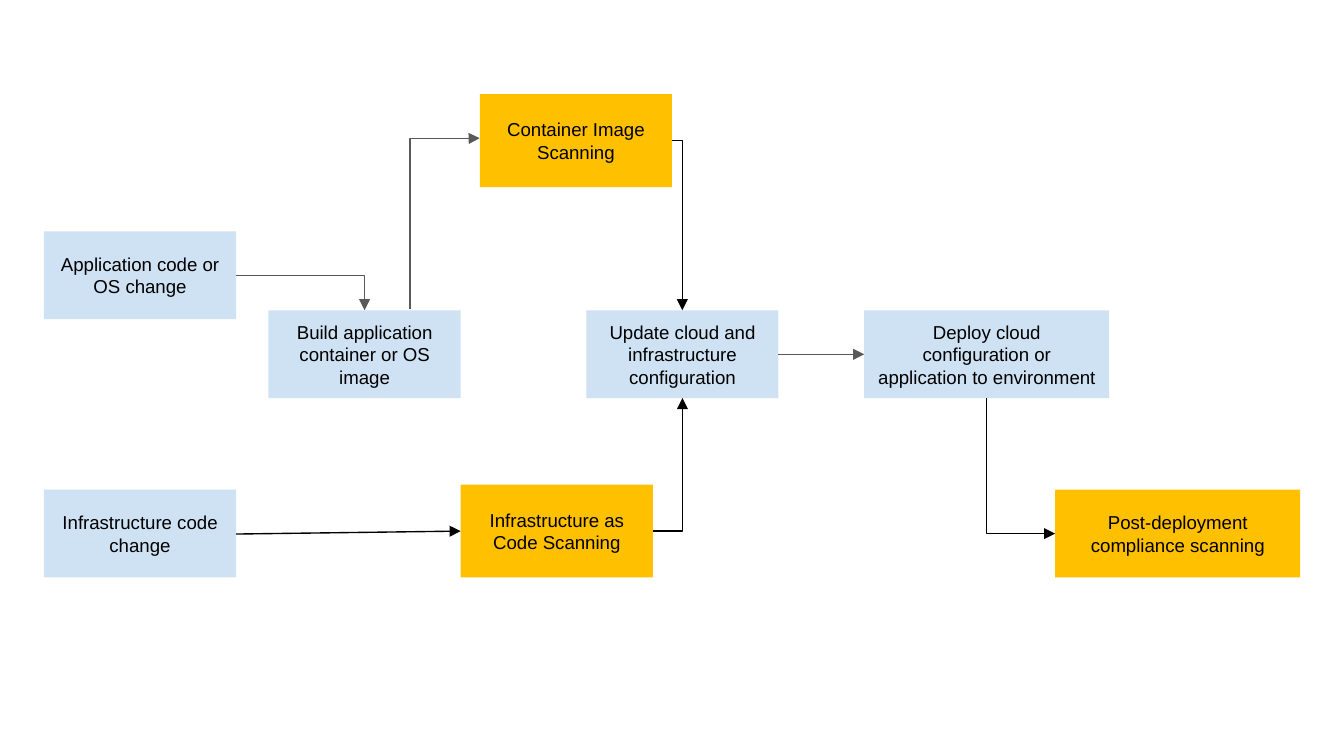
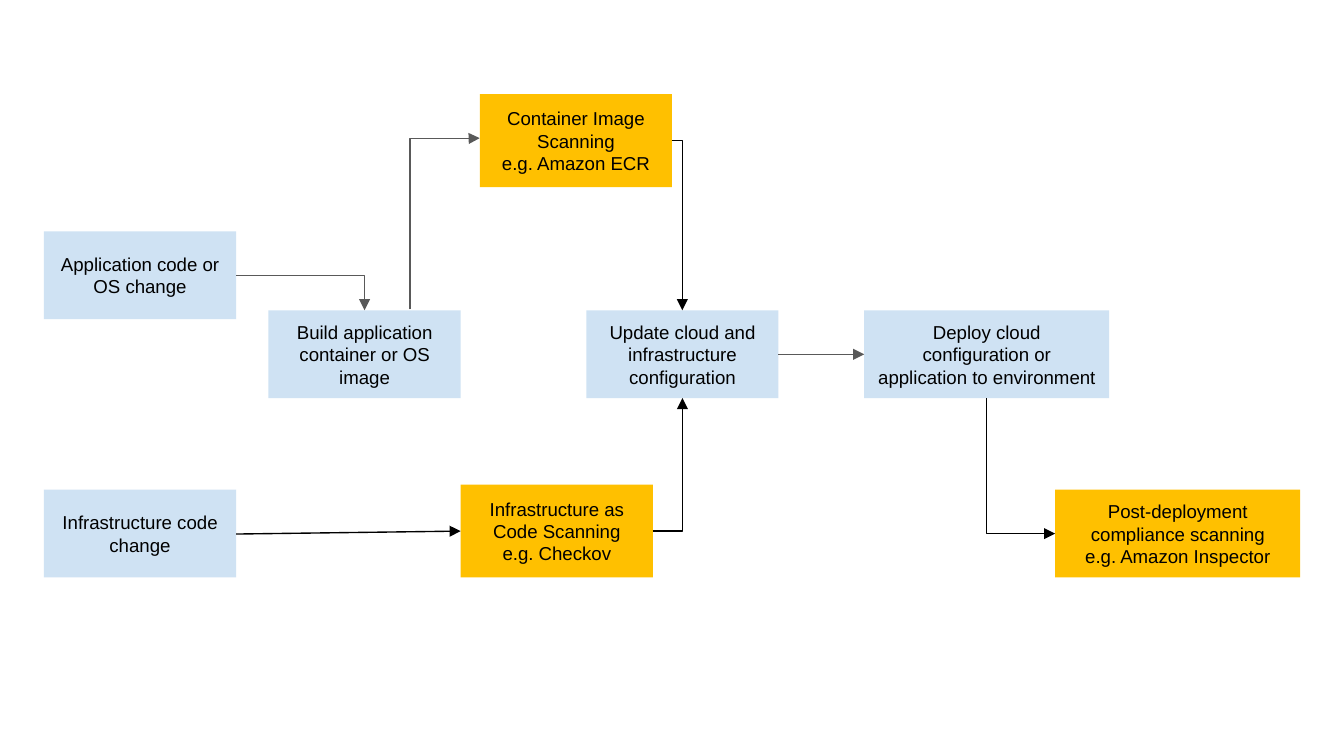
Before and after one commit to d-alleyne/devsecops-pipeline, a slide deck: slide 1 of starter/DevSecOpsPipeline.pptx. Drawn at 1344x756 pixels with LibreOffice and Linux fonts; fonts in the diff are those of the drawing. Boxes give left, top, right and bottom in pixels: in the first picture for what was removed or moved away, otherwise in the second. Text is boxed around its words. In the diff, an @@ line names an element or a change of style, - is before the commit and + after.

```diff
--- a/starter/DevSecOpsPipeline.pptx
+++ b/starter/DevSecOpsPipeline.pptx
@@ text in rectangle at (x1=502, y1=157, x2=650, y2=174): paragraph added @@
+e.g. Amazon ECR
@@ text in rectangle at (x1=503, y1=546, x2=611, y2=564): paragraph added @@
+e.g. Checkov
@@ text in rectangle at (x1=1085, y1=550, x2=1271, y2=567): paragraph added @@
+e.g. Amazon Inspector
```
Also in this commit, not shown: 1 other file.
